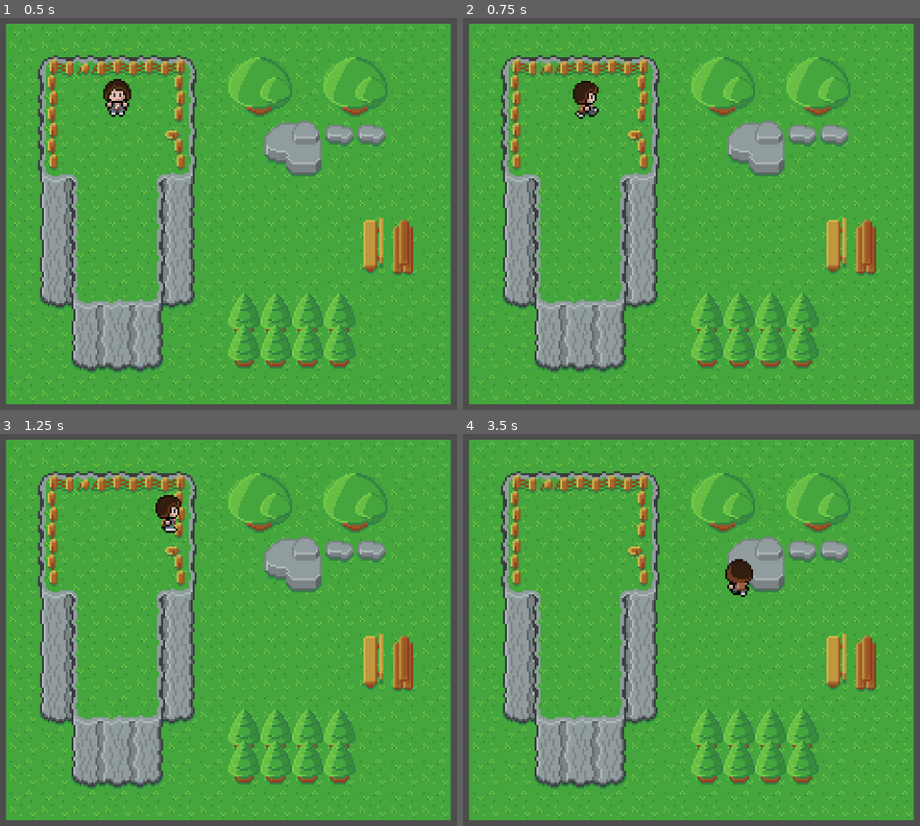
Above: before the commit, frames 1-4 (two rows, left to right).
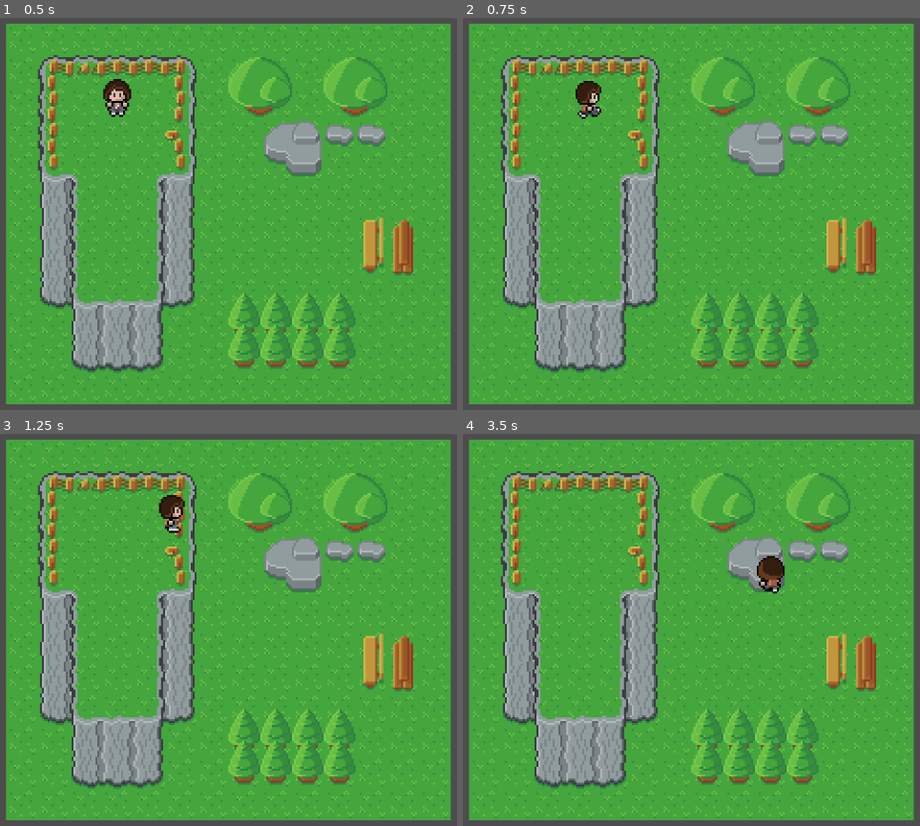
Above: after the commit, the same moments.

Repository: minkezhang/lis
Game: Godot game, scene res://scenes/overworld/common/map.tscn
The game is run twice, just before and just after one commit, with the same random seed, the same clock (stepped at 60 frames per second) and the same inputs. The project has no main scene, so this scene is started directly.
Inputs:
- Up to frame 1 (0.5 s): no input
- Up to frame 2 (0.75 s): tap Enter at 0.5 s; hold Right (ui_right) from 0.53 s (still down)
- Up to frame 3 (1.25 s): keep holding Right (ui_right)
- Up to frame 4 (3.5 s): release Right (ui_right) at 1.28 s; hold Down (ui_down) 1.28-2.03 s; hold Right (ui_right) 2.03-2.78 s; hold Up (ui_up) from 2.78 s (still down)

Frame 1 is identical in both runs. In frame 2, 0.3% of the frame differs, in the area x 24-31%, y 16-26%; in frame 3, 0.3%; in frame 4, 0.9%, in the area x 57-71%, y 31-42%.

Commit message:
Make walk / idle behavior more naturalistic

Diff:
--- a/entities/common/poseable/poseable.gd
+++ b/entities/common/poseable/poseable.gd
@@ -1,20 +1,20 @@
 extends Node2D
 
-const _libpose = preload("res://lib/pose.gd")
-const _libgeo = preload("res://lib/geo.gd")
+const _libpose = preload('res://lib/pose.gd')
+const _libgeo = preload('res://lib/geo.gd')
 
 var _ANIMATION_STRING = [
-	"idle_north",
-	"idle_south",
-	"idle_west",
-	"walk_north",
-	"walk_south",
-	"walk_west",
+	'idle_north',
+	'idle_south',
+	'idle_west',
+	'walk_north',
+	'walk_south',
+	'walk_west',
 ]
 
 var _orientation: _libgeo.Orientation = _libgeo.Orientation.S
 var _pose: _libpose.Pose = _libpose.Pose.IDLE
-var _loop: String  = "idle_south"
+var _loop: String  = 'idle_south'
 var _is_dirty = false
 
 @export var animation_sprite: AnimatedSprite2D
@@ -27,23 +27,23 @@
 
 	_orientation = o
 	_pose = p
-	_loop = "{p}_{o}".format({
-		"p": _libpose.POSE_STRING[p],
-		"o": _libpose.POSE_ORIENTATION_STRING[o],
+	_loop = '{p}_{o}'.format({
+		'p': _libpose.POSE_STRING[p],
+		'o': _libpose.POSE_ORIENTATION_STRING[o],
 	})
 
 
 func get_state() -> Dictionary:
 	return {
-		"orientation": _orientation,
-		"pose": _pose,
+		'orientation': _orientation,
+		'pose': _pose,
 	}
 
 
 func _ready():
-	assert(animation_sprite != null, "Property animation_sprite must be non-null")
+	assert(animation_sprite != null, 'Property animation_sprite must be non-null')
 	for l in _ANIMATION_STRING:
-		assert(animation_sprite.sprite_frames.has_animation(l), "Property animation_sprite does not contain the expected animation loops: {}".format([l]))
+		assert(animation_sprite.sprite_frames.has_animation(l), 'Property animation_sprite does not contain the expected animation loops: {}'.format([l]))
 
 
 func _process(_delta):
--- a/entities/max/max.gd
+++ b/entities/max/max.gd
@@ -1,12 +1,12 @@
 extends Node2D
 
-const _libgeo = preload("res://lib/geo.gd")
-const _libpose = preload("res://lib/pose.gd")
+const _libgeo = preload('res://lib/geo.gd')
+const _libpose = preload('res://lib/pose.gd')
 
 const _GRID_SIZE = 16
 const _GRID_CENTER_OFFSET = Vector2(_GRID_SIZE, _GRID_SIZE) / 2
 const _SPEED = 3.0
-const _POLL_RATE_LIMIT = 10.0
+const _POLL_RATE_LIMIT = 15.0
 
 @onready var _p = $Poseable
 
@@ -58,16 +58,16 @@
 
 	_delta_accum = 0
 
-	if Input.is_action_pressed("ui_right"):
+	if Input.is_action_pressed('ui_right'):
 		_path_queue.enqueue(_libgeo.Orientation.E)
 
-	if Input.is_action_pressed("ui_left"):
+	if Input.is_action_pressed('ui_left'):
 		_path_queue.enqueue(_libgeo.Orientation.W)
 
-	if Input.is_action_pressed("ui_up"):
+	if Input.is_action_pressed('ui_up'):
 		_path_queue.enqueue(_libgeo.Orientation.N)
 
-	if Input.is_action_pressed("ui_down"):
+	if Input.is_action_pressed('ui_down'):
 		_path_queue.enqueue(_libgeo.Orientation.S)
 
 
@@ -80,17 +80,17 @@
 		# Only stop animation if no subsequent movement is queued. This allows for smoother animation for continuous movement in one direction.
 		if not r['success']:
 			_p.set_state(_libpose.Pose.IDLE)
+		elif _p.get_state()['pose'] == _libpose.Pose.IDLE and _p.get_state()['orientation'] != r['orientation']:
+			_p.set_state(_libpose.Pose.IDLE, r['orientation'])
 		else:
 			# Allow user to face a direction before moving.
-			var is_walk_pose = _p.get_state()["orientation"] == r["orientation"]
-			_p.set_state(_libpose.Pose.WALK if is_walk_pose else _libpose.Pose.IDLE, r["orientation"])
+			_p.set_state(_libpose.Pose.WALK, r['orientation'])
 
-			if is_walk_pose:
-				_tween = get_tree().create_tween()
-				_tween.tween_property(
-					self,
-					"position",
-					_grid_to_position(Vector2(_position_to_grid(position)) + _libgeo.ORIENTATION_RAY[r['orientation']]),
-					1.0 / _SPEED,
-				)
-				_tween.play()
+			_tween = get_tree().create_tween()
+			_tween.tween_property(
+				self,
+				'position',
+				_grid_to_position(Vector2(_position_to_grid(position)) + _libgeo.ORIENTATION_RAY[r['orientation']]),
+				1.0 / _SPEED,
+			)
+			_tween.play()
--- a/lib/pose.gd
+++ b/lib/pose.gd
@@ -1,17 +1,17 @@
 extends Object
 
-const _libgeo = preload("res://lib/geo.gd")
+const _libgeo = preload('res://lib/geo.gd')
 
 enum Pose { IDLE, WALK }
 
 const POSE_STRING = {
-	Pose.IDLE: "idle",
-	Pose.WALK: "walk",
+	Pose.IDLE: 'idle',
+	Pose.WALK: 'walk',
 }
 
 const POSE_ORIENTATION_STRING = {
-	_libgeo.Orientation.N: "north",
-	_libgeo.Orientation.S: "south",
-	_libgeo.Orientation.E: "west",
-	_libgeo.Orientation.W: "west",
+	_libgeo.Orientation.N: 'north',
+	_libgeo.Orientation.S: 'south',
+	_libgeo.Orientation.E: 'west',
+	_libgeo.Orientation.W: 'west',
 }
